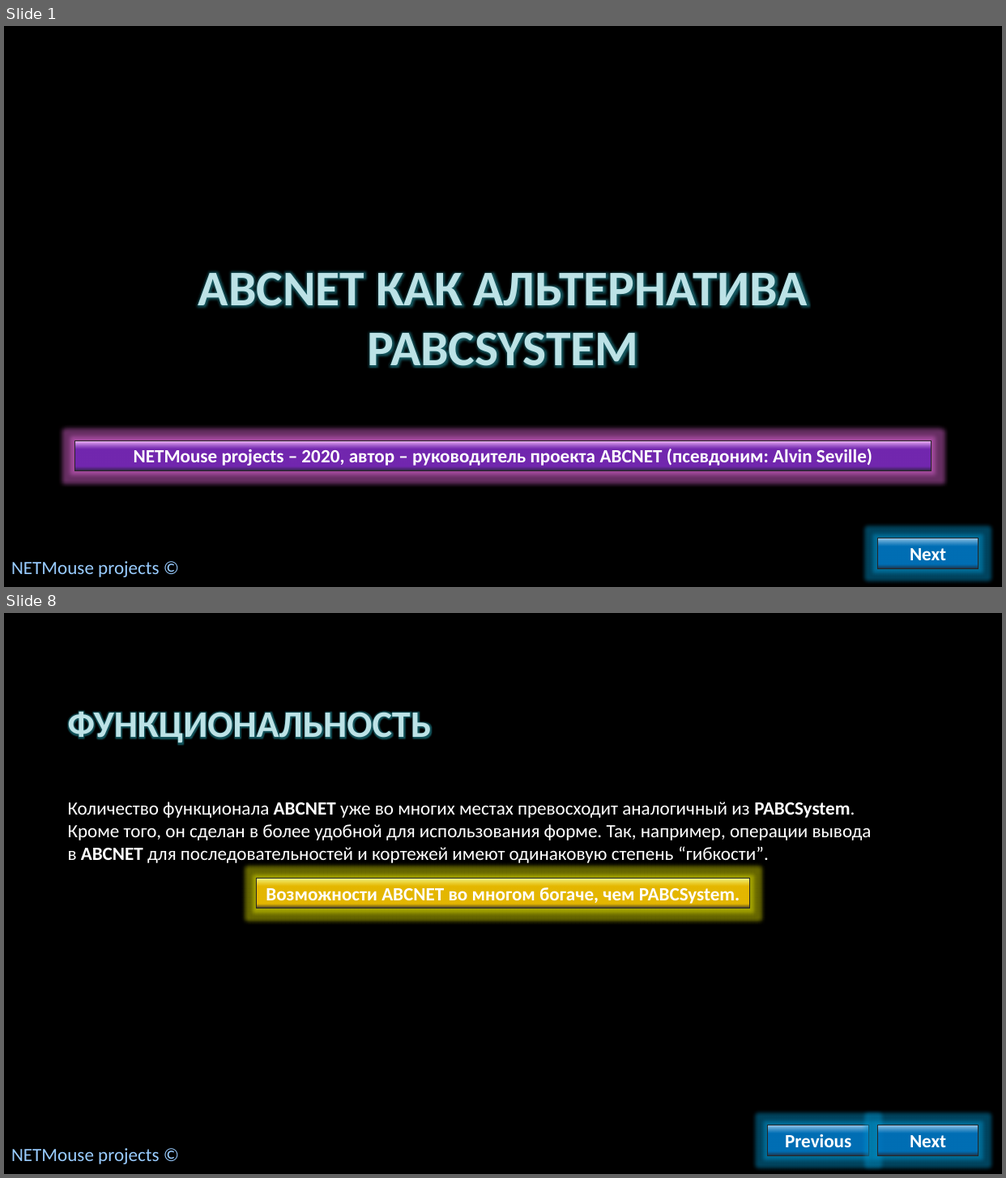
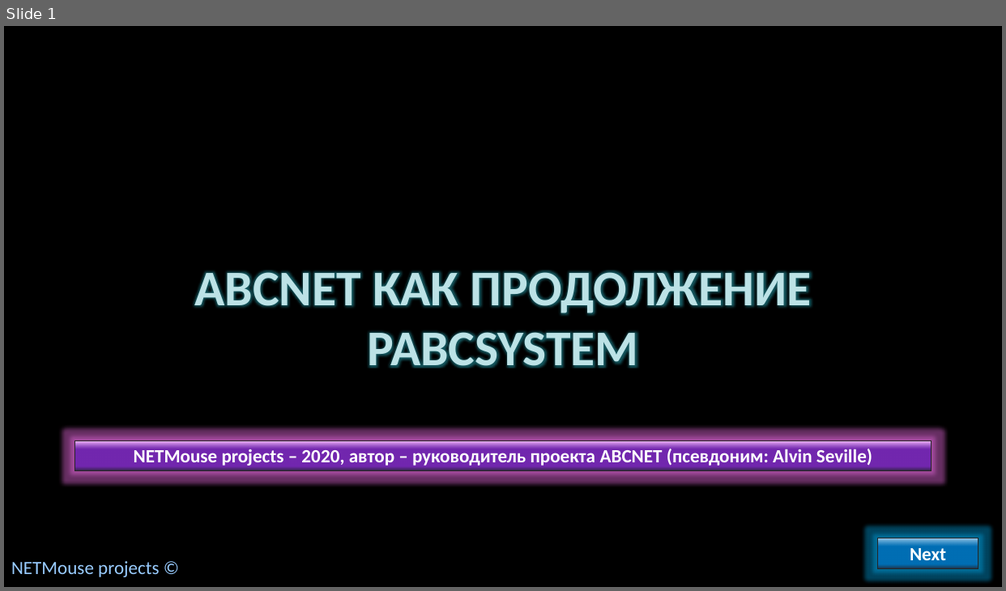
Before and after one commit to AlvinSeville7cf-NET-projects/ABCNET, a slide deck: NETMouse - .NET release/Presentations/ABCNET как альтернатива PABCSystem.pptx. Shown one above the other, each under a label of ours: slides 1 and 8 before the commit, slide 1 after it; the slides between them are not shown. The pictures are 1006x1178 and 1006x591 pixels, drawn with LibreOffice and Linux fonts; fonts in the diff are those of the drawing; background and template pictures are left out. Boxes give left, top, right and bottom in pixels: in the first picture for what was removed or moved away, otherwise in the second. Text is boxed around its words. In the diff, an @@ line names an element or a change of style, - is before the commit and + after.

```diff
--- a/NETMouse - .NET release/Presentations/ABCNET как альтернатива PABCSystem.pptx
+++ b/NETMouse - .NET release/Presentations/ABCNET как альтернатива PABCSystem.pptx
@@ slide 8 removed at [4,613,1002,1174], background picture (left out) @@
@@ title removed at [68,711,432,745] @@
-ФУНКЦИОНАЛЬНОСТЬ
@@ text removed at [68,802,872,863] @@
-Количество функционала ABCNET уже во многих местах превосходит аналогичный из PABCSystem. Кроме того, он сделан в более удобной для использования форме. Так, например, операции вывода в ABCNET для последовательностей и кортежей имеют одинаковую степень “гибкости”.
@@ rectangle removed at [256,879,750,909] @@
-Возможности ABCNET во многом богаче, чем PABCSystem.
@@ rectangle removed at [769,1126,869,1156] @@
-Previous
@@ rectangle removed at [878,1126,978,1156] @@
-Next
@@ text removed at [11,1148,159,1165] @@
-NETMouse projects ©
@@ slide 1 changed as well @@
@@ title at [195,271,812,367]: text changed @@
-ABCNET КАК АЛЬТЕРНАТИВА PABCSYSTEM
+ABCNET КАК ПРОДОЛЖЕНИЕ PABCSYSTEM
```
Also in this commit, not shown: 4 other slides changed, 5 slides added, 5 other slides removed.
